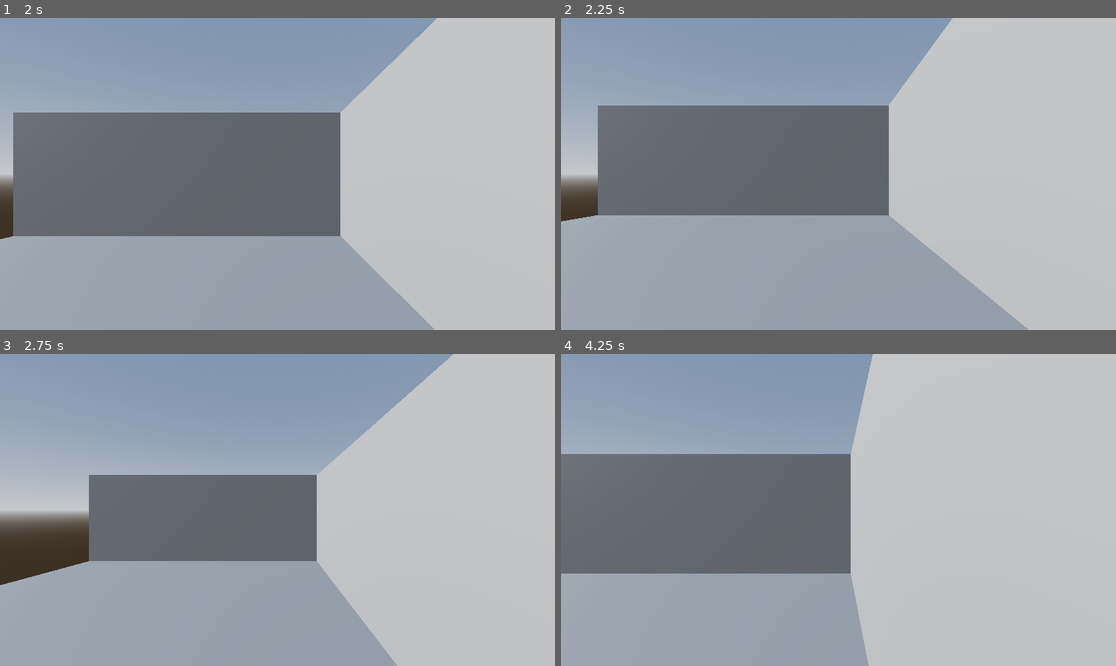
Above: before the commit, frames 1-4 (two rows, left to right).
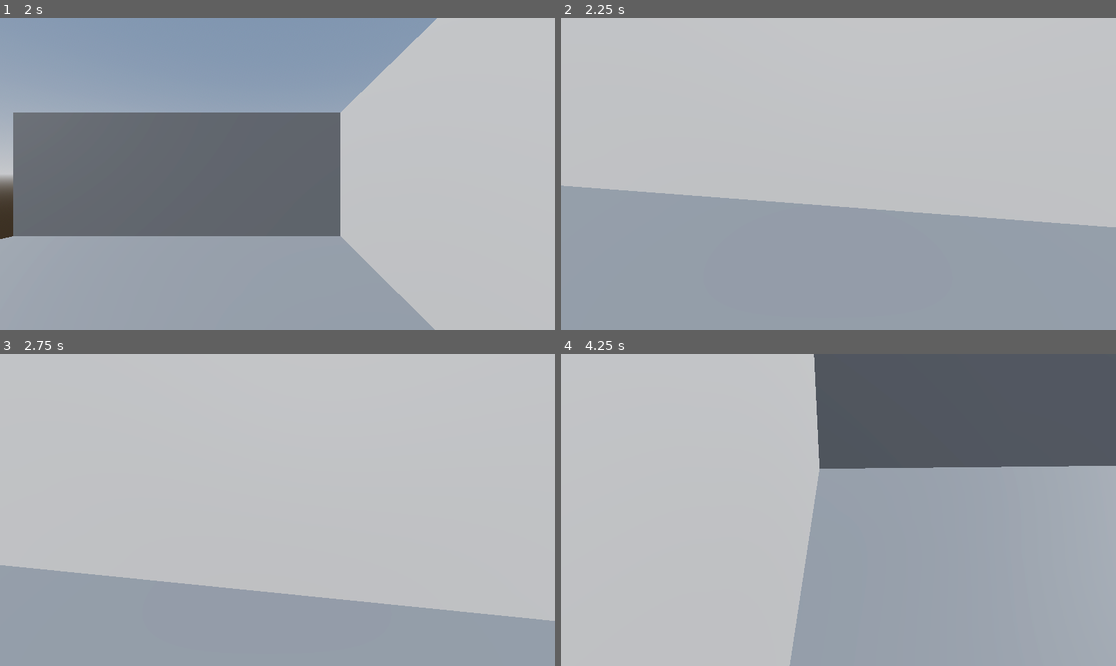
Above: after the commit, the same moments.

Repository: moriartyjk/nova_horizons
Game: Godot game, scene res://scenes/menus/main_menu.tscn
Two runs of this game, one before a commit and one after it. Both use one fixed random seed, a clock stepped at 60 frames per second and the inputs below.
Inputs (mouse positions are in pixels of both pictures, inside the frame that each line leads up to):
- Up to frame 1 (2 s): click "Play" at 0.5 s; tap Enter (ui_accept) at 1.25, 1.52 s; move the mouse to (399, 158) at 1.27 s; hold D (move_right) from 1.28 s (still down); click (399, 158) at 1.42 s
- Up to frame 2 (2.25 s): move the mouse to (727, 189) at 2.02 s; release D (move_right) at 2.03 s; hold S (move_back) from 2.03 s (still down); click (727, 189) at 2.17 s
- Up to frame 3 (2.75 s): keep holding S (move_back); tap Enter (ui_accept) at 2.27 s
- Up to frame 4 (4.25 s): move the mouse to (894, 441) at 2.77 s; release S (move_back) at 2.78 s; hold D (move_right) 2.78-3.53 s; click (894, 441) at 2.92 s; tap Enter (ui_accept) at 3.5, 3.77 s; move the mouse to (810, 572) at 3.52 s; hold W (move_forward) from 3.53 s (still down); click (810, 572) at 3.67 s

Frame 1 is identical in both runs. In frame 2, 48% of the frame differs, in the area x 0-100%, y 0-100%; in frame 3, 50%; in frame 4, 96%.

Commit message:
add camera movement with mouse movement

Diff:
--- a/scripts/player.gd
+++ b/scripts/player.gd
@@ -3,6 +3,25 @@
 
 const SPEED = 5.0
 const JUMP_VELOCITY = 4.5
+
+
+@onready var neck: Node3D = $Neck
+@onready var camera: Camera3D = $Neck/Camera3D
+
+func _unhandled_input(event: InputEvent) -> void:
+
+	# Hiding mouse on any keypress, unhiding mouse on escpae
+	if event is InputEventMouseButton:
+		Input.mouse_mode = Input.MOUSE_MODE_CAPTURED
+	elif event.is_action_pressed("ui_cancel"): # pressing escape
+		Input.mouse_mode = Input.MOUSE_MODE_VISIBLE
+
+	# set movement of neck and camera
+	if Input.mouse_mode == Input.MOUSE_MODE_CAPTURED:
+		if event is InputEventMouseMotion:
+			neck.rotate_y(-event.relative.x * 0.01) #neck left if mouse left
+			camera.rotate_x(-event.relative.y * 0.01) # camera up if mouse up
+			camera.rotation.x = clamp(camera.rotation.x, deg_to_rad(-30), deg_to_rad(60)) # limit how far up and down
 
 
 func _physics_process(delta: float) -> void:
